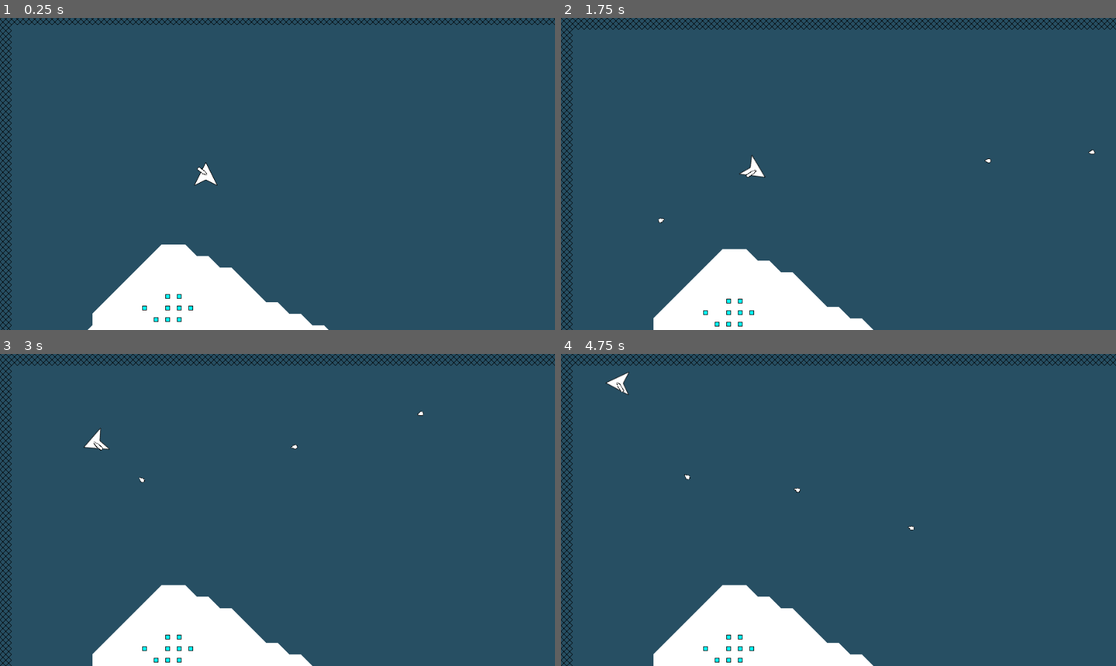
Above: before the commit, frames 1-4 (two rows, left to right).
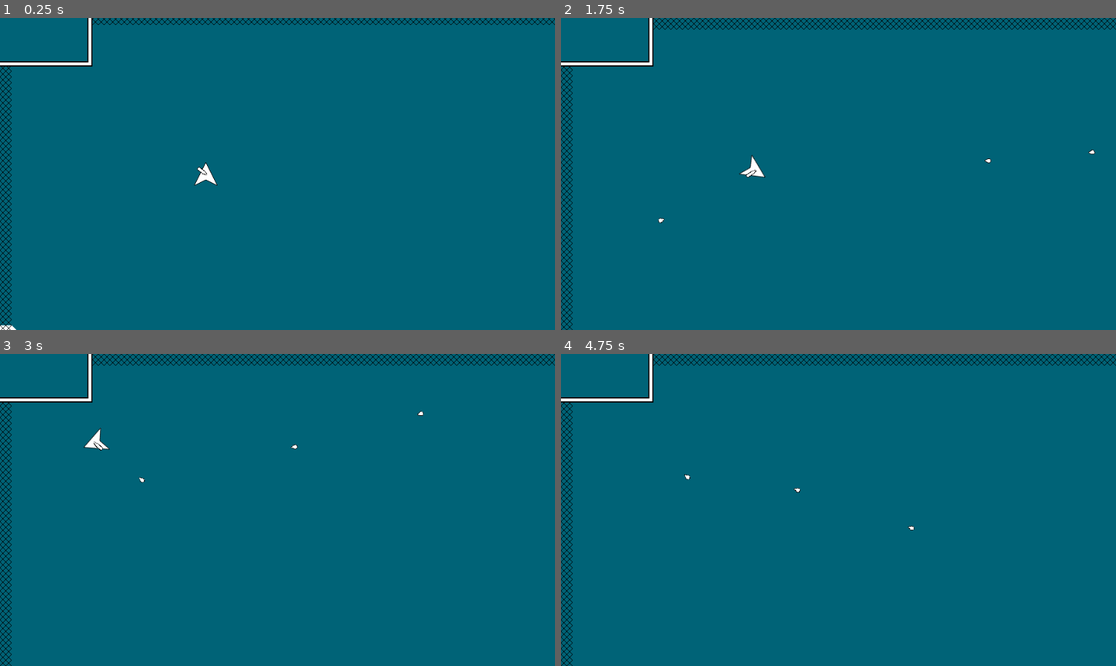
Above: after the commit, the same moments.

Repository: LangII/ProjectSpaceMiner
Game: Godot game, scene res://scenes/Main.tscn
The game is run twice, just before and just after one commit, with the same random seed, the same clock (stepped at 60 frames per second) and the same inputs.
Inputs (mouse positions are in pixels of both pictures, inside the frame that each line leads up to):
- Up to frame 1 (0.25 s): no input
- Up to frame 2 (1.75 s): tap Enter at 0.5 s; move the mouse to (960, 158) at 0.52 s; press the mouse at (960, 158) at 0.53 s; hold D (right) 0.53-1.28 s; tap Space at 1.25 s; move the mouse to (727, 189) at 1.27 s; release the mouse at (727, 189) at 1.28 s; hold S (down) from 1.28 s (still down); click (727, 189) at 1.35 s
- Up to frame 3 (3 s): move the mouse to (333, 441) at 2.02 s; release S (down) at 2.03 s; press the mouse at (333, 441) at 2.03 s; hold D (right) 2.03-2.78 s; move the mouse to (249, 572) at 2.77 s; release the mouse at (249, 572) at 2.78 s; hold W (up) from 2.78 s (still down); click (249, 572) at 2.85 s
- Up to frame 4 (4.75 s): move the mouse to (1005, 556) at 3.52 s; release W (up) at 3.53 s; press the mouse at (1005, 556) at 3.53 s; hold A (left) from 3.53 s (still down); move the mouse to (672, 463) at 4.27 s; release the mouse at (672, 463) at 4.28 s; click (672, 463) at 4.35 s

The runs differ from the first frame. In frame 1, 99% of the frame differs, in the area x 0-100%, y 0-100%; in frame 2, 99%; in frame 3, 99%; in frame 4, 99%.

Commit message:
add hud top left drop display

Diff:
--- a/project.godot
+++ b/project.godot
@@ -56,5 +56,5 @@
 [rendering]
 
 2d/snapping/use_gpu_pixel_snap=true
-environment/default_clear_color=Color( 0.156863, 0.313726, 0.392157, 1 )
+environment/default_clear_color=Color( 0, 0.392157, 0.470588, 1 )
 environment/default_environment="res://default_env.tres"
--- /dev/null
+++ b/resources/MineralTileSet02.tres
@@ -0,0 +1,34 @@
+[gd_resource type="TileSet" load_steps=3 format=2]
+
+[ext_resource path="res://sprites/tiles/mineral_02.png" type="Texture" id=1]
+[ext_resource path="res://sprites/tiles/mineral_01.png" type="Texture" id=2]
+
+[resource]
+0/name = "0"
+0/texture = ExtResource( 2 )
+0/tex_offset = Vector2( 0, 0 )
+0/modulate = Color( 1, 1, 1, 1 )
+0/region = Rect2( 0, 0, 20, 20 )
+0/tile_mode = 0
+0/occluder_offset = Vector2( 10, 10 )
+0/navigation_offset = Vector2( 10, 10 )
+0/shape_offset = Vector2( 0, 0 )
+0/shape_transform = Transform2D( 1, 0, 0, 1, 0, 0 )
+0/shape_one_way = false
+0/shape_one_way_margin = 0.0
+0/shapes = [  ]
+0/z_index = 0
+1/name = "1"
+1/texture = ExtResource( 1 )
+1/tex_offset = Vector2( 0, 0 )
+1/modulate = Color( 1, 1, 1, 1 )
+1/region = Rect2( 0, 0, 20, 20 )
+1/tile_mode = 0
+1/occluder_offset = Vector2( 10, 10 )
+1/navigation_offset = Vector2( 10, 10 )
+1/shape_offset = Vector2( 0, 0 )
+1/shape_transform = Transform2D( 1, 0, 0, 1, 0, 0 )
+1/shape_one_way = false
+1/shape_one_way_margin = 0.0
+1/shapes = [  ]
+1/z_index = 0
--- /dev/null
+++ b/resources/MineralTileSet03.tres
@@ -0,0 +1,49 @@
+[gd_resource type="TileSet" load_steps=4 format=2]
+
+[ext_resource path="res://sprites/tiles/mineral_02.png" type="Texture" id=1]
+[ext_resource path="res://sprites/tiles/mineral_01.png" type="Texture" id=2]
+[ext_resource path="res://sprites/tiles/mineral_03.png" type="Texture" id=3]
+
+[resource]
+0/name = "0"
+0/texture = ExtResource( 2 )
+0/tex_offset = Vector2( 0, 0 )
+0/modulate = Color( 1, 1, 1, 1 )
+0/region = Rect2( 0, 0, 20, 20 )
+0/tile_mode = 0
+0/occluder_offset = Vector2( 10, 10 )
+0/navigation_offset = Vector2( 10, 10 )
+0/shape_offset = Vector2( 0, 0 )
+0/shape_transform = Transform2D( 1, 0, 0, 1, 0, 0 )
+0/shape_one_way = false
+0/shape_one_way_margin = 0.0
+0/shapes = [  ]
+0/z_index = 0
+1/name = "1"
+1/texture = ExtResource( 1 )
+1/tex_offset = Vector2( 0, 0 )
+1/modulate = Color( 1, 1, 1, 1 )
+1/region = Rect2( 0, 0, 20, 20 )
+1/tile_mode = 0
+1/occluder_offset = Vector2( 10, 10 )
+1/navigation_offset = Vector2( 10, 10 )
+1/shape_offset = Vector2( 0, 0 )
+1/shape_transform = Transform2D( 1, 0, 0, 1, 0, 0 )
+1/shape_one_way = false
+1/shape_one_way_margin = 0.0
+1/shapes = [  ]
+1/z_index = 0
+2/name = "2"
+2/texture = ExtResource( 3 )
+2/tex_offset = Vector2( 0, 0 )
+2/modulate = Color( 1, 1, 1, 1 )
+2/region = Rect2( 0, 0, 20, 20 )
+2/tile_mode = 0
+2/occluder_offset = Vector2( 10, 10 )
+2/navigation_offset = Vector2( 10, 10 )
+2/shape_offset = Vector2( 0, 0 )
+2/shape_transform = Transform2D( 1, 0, 0, 1, 0, 0 )
+2/shape_one_way = false
+2/shape_one_way_margin = 0.0
+2/shapes = [  ]
+2/z_index = 0
--- /dev/null
+++ b/scenes/FontTest.tscn
@@ -0,0 +1,95 @@
+[gd_scene load_steps=9 format=2]
+
+[ext_resource path="res://resources/Aquarius-RegularMono.ttf" type="DynamicFontData" id=1]
+[ext_resource path="res://resources/software_tester_7.ttf" type="DynamicFontData" id=2]
+[ext_resource path="res://resources/SpaceMono-Regular.ttf" type="DynamicFontData" id=3]
+[ext_resource path="res://resources/unispace rg.ttf" type="DynamicFontData" id=4]
+
+[sub_resource type="DynamicFont" id=1]
+size = 15
+font_data = ExtResource( 1 )
+
+[sub_resource type="DynamicFont" id=2]
+font_data = ExtResource( 4 )
+
+[sub_resource type="DynamicFont" id=3]
+font_data = ExtResource( 3 )
+
+[sub_resource type="DynamicFont" id=4]
+size = 20
+font_data = ExtResource( 2 )
+
+[node name="FontTest" type="Control"]
+anchor_right = 1.0
+anchor_bottom = 1.0
+__meta__ = {
+"_edit_use_anchors_": false
+}
+
+[node name="Label" type="Label" parent="."]
+margin_right = 40.0
+margin_bottom = 14.0
+custom_fonts/font = SubResource( 1 )
+text = "AQUARIUS...1343=11  III
+Hello?  Anyone there?
+I don't know.  Maybe someone's here.
+Are you here or there.
+1234567890
+?![]{}()-+=*
+abcdefghijklmnopqrstuvwxyz
+ABCDEFGHIJKLMNOPQRSTUVWXYZ"
+__meta__ = {
+"_edit_use_anchors_": false
+}
+
+[node name="Label2" type="Label" parent="."]
+margin_top = 256.0
+margin_right = 496.0
+margin_bottom = 449.0
+custom_fonts/font = SubResource( 2 )
+text = "UNISPACE...4232=11
+Hello?  Anyone there?
+I don't know.  Maybe someone's here.
+Are you here or there.
+1234567890
+?![]{}()-+=*
+abcdefghijklmnopqrstuvwxyz
+ABCDEFGHIJKLMNOPQRSTUVWXYZ"
+__meta__ = {
+"_edit_use_anchors_": false
+}
+
+[node name="Label3" type="Label" parent="."]
+margin_left = 560.0
+margin_right = 1056.0
+margin_bottom = 193.0
+custom_fonts/font = SubResource( 3 )
+text = "SPACEMONO...3114=9
+Hello?  Anyone there?
+I don't know.  Maybe someone's here.
+Are you here or there.
+1234567890
+?![]{}()-+=*
+abcdefghijklmnopqrstuvwxyz
+ABCDEFGHIJKLMNOPQRSTUVWXYZ"
+__meta__ = {
+"_edit_use_anchors_": false
+}
+
+[node name="Label4" type="Label" parent="."]
+margin_left = 560.0
+margin_top = 256.0
+margin_right = 1056.0
+margin_bottom = 449.0
+custom_fonts/font = SubResource( 4 )
+text = "SOFTWARE-TESTER...2421=9
+Hello?  Anyone there?
+I don't know.  Maybe someone's here.
+Are you here or there.
+1234567890
+?![]{}()-+=*
+abcdefghijklmnopqrstuvwxyz
+ABCDEFGHIJKLMNOPQRSTUVWXYZ"
+__meta__ = {
+"_edit_use_anchors_": false
+}
--- /dev/null
+++ b/scenes/Hud.tscn
@@ -0,0 +1,82 @@
+[gd_scene load_steps=3 format=2]
+
+[ext_resource path="res://scenes/HudTopLeftPort.tscn" type="PackedScene" id=1]
+[ext_resource path="res://scripts/Hud.gd" type="Script" id=2]
+
+[node name="Hud" type="CanvasLayer"]
+script = ExtResource( 2 )
+
+[node name="TopLeftContainerBoarder" type="ColorRect" parent="."]
+margin_right = 160.0
+margin_bottom = 128.0
+size_flags_horizontal = 3
+size_flags_vertical = 3
+color = Color( 0, 0, 0, 1 )
+__meta__ = {
+"_edit_use_anchors_": false
+}
+
+[node name="MarginContainer" type="MarginContainer" parent="TopLeftContainerBoarder"]
+anchor_right = 1.0
+anchor_bottom = 1.0
+custom_constants/margin_right = 2
+custom_constants/margin_bottom = 2
+__meta__ = {
+"_edit_use_anchors_": false
+}
+
+[node name="ColorRect" type="ColorRect" parent="TopLeftContainerBoarder/MarginContainer"]
+margin_right = 158.0
+margin_bottom = 126.0
+
+[node name="MarginContainer" type="MarginContainer" parent="TopLeftContainerBoarder/MarginContainer/ColorRect"]
+anchor_right = 1.0
+anchor_bottom = 1.0
+custom_constants/margin_right = 5
+custom_constants/margin_bottom = 5
+__meta__ = {
+"_edit_use_anchors_": false
+}
+
+[node name="ColorRect" type="ColorRect" parent="TopLeftContainerBoarder/MarginContainer/ColorRect/MarginContainer"]
+margin_right = 153.0
+margin_bottom = 121.0
+color = Color( 0, 0, 0, 1 )
+
+[node name="MarginContainer" type="MarginContainer" parent="TopLeftContainerBoarder/MarginContainer/ColorRect/MarginContainer/ColorRect"]
+anchor_right = 1.0
+anchor_bottom = 1.0
+custom_constants/margin_right = 2
+custom_constants/margin_bottom = 2
+__meta__ = {
+"_edit_use_anchors_": false
+}
+
+[node name="ColorRect" type="ColorRect" parent="TopLeftContainerBoarder/MarginContainer/ColorRect/MarginContainer/ColorRect/MarginContainer"]
+margin_right = 151.0
+margin_bottom = 119.0
+size_flags_horizontal = 3
+size_flags_vertical = 3
+color = Color( 0, 0.392157, 0.470588, 1 )
+
+[node name="TopLeftViewportContainer" type="ViewportContainer" parent="TopLeftContainerBoarder/MarginContainer/ColorRect/MarginContainer/ColorRect/MarginContainer/ColorRect"]
+anchor_right = 1.0
+anchor_bottom = 1.0
+margin_bottom = 1.0
+size_flags_horizontal = 3
+size_flags_vertical = 3
+__meta__ = {
+"_edit_use_anchors_": false
+}
+
+[node name="Viewport" type="Viewport" parent="TopLeftContainerBoarder/MarginContainer/ColorRect/MarginContainer/ColorRect/MarginContainer/ColorRect/TopLeftViewportContainer"]
+size = Vector2( 151, 1 )
+handle_input_locally = false
+usage = 0
+render_target_update_mode = 3
+
+[node name="Camera2D" type="Camera2D" parent="TopLeftContainerBoarder/MarginContainer/ColorRect/MarginContainer/ColorRect/MarginContainer/ColorRect/TopLeftViewportContainer/Viewport"]
+anchor_mode = 0
+current = true
+
+[node name="HudTopLeftPort" parent="TopLeftContainerBoarder/MarginContainer/ColorRect/MarginContainer/ColorRect/MarginContainer/ColorRect/TopLeftViewportContainer/Viewport" instance=ExtResource( 1 )]
--- /dev/null
+++ b/scenes/HudTopLeftPort.tscn
@@ -0,0 +1,9 @@
+[gd_scene format=2]
+
+[node name="HudTopLeftPort" type="ColorRect"]
+margin_right = 161.0
+margin_bottom = 120.0
+color = Color( 0, 0.392157, 0.470588, 1 )
+__meta__ = {
+"_edit_use_anchors_": false
+}
--- /dev/null
+++ b/scenes/StandardContainerBoarder.tscn
@@ -0,0 +1,64 @@
+[gd_scene format=2]
+
+[node name="StandardContainerBoarder" type="ColorRect"]
+margin_right = 400.0
+margin_bottom = 400.0
+size_flags_horizontal = 3
+size_flags_vertical = 3
+color = Color( 0, 0, 0, 1 )
+__meta__ = {
+"_edit_use_anchors_": false
+}
+
+[node name="MarginContainer" type="MarginContainer" parent="."]
+anchor_right = 1.0
+anchor_bottom = 1.0
+custom_constants/margin_right = 2
+custom_constants/margin_top = 2
+custom_constants/margin_left = 2
+custom_constants/margin_bottom = 2
+__meta__ = {
+"_edit_use_anchors_": false
+}
+
+[node name="ColorRect" type="ColorRect" parent="MarginContainer"]
+margin_left = 2.0
+margin_top = 2.0
+margin_right = 398.0
+margin_bottom = 398.0
+
+[node name="MarginContainer" type="MarginContainer" parent="MarginContainer/ColorRect"]
+anchor_right = 1.0
+anchor_bottom = 1.0
+custom_constants/margin_right = 5
+custom_constants/margin_top = 5
+custom_constants/margin_left = 5
+custom_constants/margin_bottom = 5
+__meta__ = {
+"_edit_use_anchors_": false
+}
+
+[node name="ColorRect" type="ColorRect" parent="MarginContainer/ColorRect/MarginContainer"]
+margin_left = 5.0
+margin_top = 5.0
+margin_right = 391.0
+margin_bottom = 391.0
+color = Color( 0, 0, 0, 1 )
+
+[node name="MarginContainer" type="MarginContainer" parent="MarginContainer/ColorRect/MarginContainer/ColorRect"]
+anchor_right = 1.0
+anchor_bottom = 1.0
+custom_constants/margin_right = 2
+custom_constants/margin_top = 2
+custom_constants/margin_left = 2
+custom_constants/margin_bottom = 2
+__meta__ = {
+"_edit_use_anchors_": false
+}
+
+[node name="ColorRect" type="ColorRect" parent="MarginContainer/ColorRect/MarginContainer/ColorRect/MarginContainer"]
+margin_left = 2.0
+margin_top = 2.0
+margin_right = 384.0
+margin_bottom = 384.0
+color = Color( 0, 0.392157, 0.470588, 1 )
--- /dev/null
+++ b/scenes/iterables/DropDisplay.tscn
@@ -0,0 +1,83 @@
+[gd_scene load_steps=10 format=2]
+
+[ext_resource path="res://sprites/tiles/mineral_01.png" type="Texture" id=1]
+[ext_resource path="res://resources/Aquarius-RegularMono.ttf" type="DynamicFontData" id=2]
+[ext_resource path="res://scripts/DropDisplay.gd" type="Script" id=3]
+
+[sub_resource type="StyleBoxFlat" id=1]
+bg_color = Color( 1, 1, 1, 1 )
+
+[sub_resource type="StyleBoxFlat" id=2]
+bg_color = Color( 0, 0.392157, 0.470588, 1 )
+
+[sub_resource type="StyleBoxFlat" id=3]
+bg_color = Color( 0, 0.392157, 0.470588, 1 )
+
+[sub_resource type="DynamicFont" id=4]
+outline_color = Color( 0, 0, 0, 1 )
+font_data = ExtResource( 2 )
+
+[sub_resource type="StyleBoxFlat" id=5]
+bg_color = Color( 0, 0.392157, 0.470588, 1 )
+
+[sub_resource type="DynamicFont" id=6]
+font_data = ExtResource( 2 )
+
+[node name="DropDisplay" type="PanelContainer"]
+margin_right = 147.0
+margin_bottom = 25.0
+custom_styles/panel = SubResource( 1 )
+script = ExtResource( 3 )
+__meta__ = {
+"_edit_use_anchors_": false
+}
+
+[node name="HBoxContainer" type="HBoxContainer" parent="."]
+margin_right = 147.0
+margin_bottom = 25.0
+custom_constants/separation = 1
+__meta__ = {
+"_edit_use_anchors_": false
+}
+
+[node name="PanelContainer" type="PanelContainer" parent="HBoxContainer"]
+margin_right = 25.0
+margin_bottom = 25.0
+rect_min_size = Vector2( 25, 0 )
+custom_styles/panel = SubResource( 2 )
+
+[node name="DropTexture" type="TextureRect" parent="HBoxContainer/PanelContainer"]
+margin_right = 25.0
+margin_bottom = 25.0
+texture = ExtResource( 1 )
+stretch_mode = 4
+
+[node name="CountLabel" type="Label" parent="HBoxContainer"]
+margin_left = 26.0
+margin_right = 86.0
+margin_bottom = 25.0
+rect_min_size = Vector2( 60, 0 )
+custom_styles/normal = SubResource( 3 )
+custom_fonts/font = SubResource( 4 )
+text = "0000"
+align = 2
+valign = 1
+__meta__ = {
+"_edit_use_anchors_": false
+}
+
+[node name="ValueLabel" type="Label" parent="HBoxContainer"]
+margin_left = 87.0
+margin_right = 147.0
+margin_bottom = 25.0
+rect_min_size = Vector2( 60, 0 )
+custom_styles/normal = SubResource( 5 )
+custom_fonts/font = SubResource( 6 )
+text = "0000"
+align = 2
+valign = 1
+__meta__ = {
+"_edit_use_anchors_": false
+}
+
+[node name="PosTween" type="Tween" parent="."]
--- a/scenes/tiles/MineralTileMap.tscn
+++ b/scenes/tiles/MineralTileMap.tscn
@@ -1,6 +1,6 @@
 [gd_scene load_steps=2 format=2]
 
-[ext_resource path="res://resources/MineralTileSet01.tres" type="TileSet" id=1]
+[ext_resource path="res://resources/MineralTileSet03.tres" type="TileSet" id=1]
 
 [node name="MineralTileMap" type="TileMap"]
 tile_set = ExtResource( 1 )
--- a/scenes/tiles/MineralTileSet.tscn
+++ b/scenes/tiles/MineralTileSet.tscn
@@ -1,9 +1,19 @@
-[gd_scene load_steps=2 format=2]
+[gd_scene load_steps=4 format=2]
 
 [ext_resource path="res://sprites/tiles/mineral_01.png" type="Texture" id=1]
+[ext_resource path="res://sprites/tiles/mineral_02.png" type="Texture" id=2]
+[ext_resource path="res://sprites/tiles/mineral_03.png" type="Texture" id=3]
 
 [node name="MineralTileSet" type="Node2D"]
 position = Vector2( 16, 16 )
 
 [node name="0" type="Sprite" parent="."]
 texture = ExtResource( 1 )
+
+[node name="1" type="Sprite" parent="."]
+position = Vector2( 64, 0 )
+texture = ExtResource( 2 )
+
+[node name="2" type="Sprite" parent="."]
+position = Vector2( 128, 0 )
+texture = ExtResource( 3 )
--- a/scripts/Bullet01.gd
+++ b/scripts/Bullet01.gd
@@ -6,7 +6,8 @@
 
 var COLLISION_NORMAL_CLAMP = 0.01
 var SPEED = 450
-var DMG = 20
+#var DMG = 20
+var DMG = 40
 
 var velocity = Vector2()
 
--- /dev/null
+++ b/scripts/DropDisplay.gd
@@ -0,0 +1,42 @@
+
+extends PanelContainer
+
+onready var main = get_node('/root/Main')
+onready var data = get_node('/root/Main/Data')
+onready var gameplay = get_node('/root/Main/Gameplay')
+
+onready var drop_texture = $HBoxContainer/PanelContainer/DropTexture
+onready var count_label = $HBoxContainer/CountLabel
+onready var value_label = $HBoxContainer/ValueLabel
+
+onready var POS_TWEEN_DURATION_SECS = 0.2
+
+
+####################################################################################################
+
+
+func setAndStartPosTween(new_pos):
+    $PosTween.interpolate_property(
+        self, 'rect_position', null, Vector2(0, new_pos), POS_TWEEN_DURATION_SECS, 0, 2
+    )
+    $PosTween.start()
+
+
+func loadDisplayFromDataDropsCollected(drop_type):
+    loadDisplay(
+        gameplay.DROP_TEXTURE_MAP[drop_type],
+        data.drops_collected[drop_type]['count'],
+        data.drops_collected[drop_type]['value']
+    )
+
+
+func loadDisplay(texture, count, value):
+    self.visible = true
+    drop_texture.texture = texture
+    count_label.text = str(count)
+    value_label.text = str(value)
+
+
+func clearDisplay():
+    loadDisplay(null, '', '')
+    self.visible = false
--- a/scripts/Gameplay.gd
+++ b/scripts/Gameplay.gd
@@ -7,10 +7,20 @@
 
 onready var drop = preload('res://scenes/Drop.tscn')
 onready var mineral_01_texture = preload('res://sprites/tiles/mineral_01.png')
+onready var mineral_02_texture = preload('res://sprites/tiles/mineral_02.png')
+onready var mineral_03_texture = preload('res://sprites/tiles/mineral_03.png')
 
 onready var DROP_TEXTURE_MAP = {
-    'mineral_01': mineral_01_texture
+    'mineral_01': mineral_01_texture,
+    'mineral_02': mineral_02_texture,
+    'mineral_03': mineral_03_texture
 }
+
+#onready var SEED = util.rng.randi()
+#onready var SEED = hash('1234')
+onready var SEED = 3161026589
+
+var hud = null
 
 
 ####################################################################################################
@@ -18,11 +28,20 @@
 
 func _ready():
 
+    print("SEED = ", SEED)
+
+    util.rng.seed = SEED
+    util.rng.randomize()
+
     var tile_map_logic = load('res://scenes/tiles/TileMapLogic.tscn').instance()
+    tile_map_logic.noise.seed = SEED
     main.add_child(tile_map_logic)
     if tile_map_logic.mini_map_test:  return
 
     add_child(load('res://scenes/Ship.tscn').instance())
+
+    hud = load('res://scenes/Hud.tscn').instance()
+    add_child(hud)
 
 
 ####################################################################################################
@@ -38,6 +57,13 @@
 
 
 func dropCollected(drop_type, drop_value):
-    if not drop_type in data.drops_collected.keys():  data.drops_collected[drop_type] = drop_value
-    else:  data.drops_collected[drop_type] += drop_value
-    print("data.drops_collected = ", data.drops_collected)
+    var drop_is_new = null
+    if not drop_type in data.drops_collected.keys():
+        data.drops_collected[drop_type] = {'count': 1, 'value': drop_value}
+        drop_is_new = true
+    else:
+        data.drops_collected[drop_type]['count'] += 1
+        data.drops_collected[drop_type]['value'] += drop_value
+        drop_is_new = false
+    hud.dropCollected(drop_is_new, drop_type, 1, drop_value)
+#    print("data.drops_collected = ", data.drops_collected)
--- /dev/null
+++ b/scripts/Hud.gd
@@ -0,0 +1,108 @@
+
+extends CanvasLayer
+
+onready var main = get_node('/root/Main')
+onready var data = get_node('/root/Main/Data')
+onready var util = get_node('/root/Main/Utilities')
+onready var gameplay = get_node('/root/Main/Gameplay')
+
+onready var top_left_viewport_container = find_node('TopLeftViewportContainer')
+onready var top_left_port = find_node('HudTopLeftPort')
+onready var drop_display_res = preload('res://scenes/iterables/DropDisplay.tscn')
+
+var DROP_DISPLAY_COUNT = 3
+var DROP_DISPLAY_POS_DIF = 0
+
+var drop_displays = []
+var drop_display_pos = {}
+
+
+####################################################################################################
+
+
+func _ready():
+
+    setDropDisplayPosDif()
+
+    setTopLeftViewportHeights()
+
+    setDropDisplaysInTopLeftPort()
+
+
+####################################################################################################
+""" _ready FUNCS """
+
+
+func setDropDisplayPosDif():
+    var temp_drop_display = drop_display_res.instance()
+    DROP_DISPLAY_POS_DIF = temp_drop_display.rect_size.y
+    temp_drop_display.queue_free()
+
+
+func setTopLeftViewportHeights():
+    var viewport_height = DROP_DISPLAY_COUNT * DROP_DISPLAY_POS_DIF
+    $TopLeftContainerBoarder.rect_size.y = viewport_height + 9
+    top_left_viewport_container.rect_size.y = viewport_height
+    top_left_viewport_container.get_node('Viewport').size.y = viewport_height
+
+
+func setDropDisplaysInTopLeftPort():
+    for i in (DROP_DISPLAY_COUNT + 1):
+        i += 1
+        var new_drop_display = drop_display_res.instance()
+        new_drop_display.name += str(i)
+        top_left_port.add_child(new_drop_display)
+        new_drop_display.clearDisplay()
+        new_drop_display.rect_position = Vector2(0, DROP_DISPLAY_POS_DIF * (i - 1))
+        drop_displays += [new_drop_display]
+
+
+####################################################################################################
+""" top left drop display FUNCS """
+
+
+func dropCollected(new, type, count, value):
+    var drop_texture = gameplay.DROP_TEXTURE_MAP[type]
+    if new:
+        drop_displays[-1].loadDisplayFromDataDropsCollected(type)
+        drop_displays[-1].setAndStartPosTween(0)
+        moveDropDisplayFromBackToFront()
+        moveAllDropDisplaysDown(DROP_DISPLAY_COUNT)
+    else:
+        var drop_i = getDropI(drop_texture)
+        if drop_i == 0:
+            drop_displays[drop_i].loadDisplayFromDataDropsCollected(type)
+        elif drop_i:
+            drop_displays[drop_i].loadDisplayFromDataDropsCollected(type)
+            drop_displays[drop_i].setAndStartPosTween(0)
+            moveDropDisplayFromMiddleToFront(drop_i)
+            moveAllDropDisplaysDown(drop_i)
+        else:
+            drop_displays[-1].loadDisplayFromDataDropsCollected(type)
+            drop_displays[-1].setAndStartPosTween(0)
+            moveDropDisplayFromBackToFront()
+            moveAllDropDisplaysDown(DROP_DISPLAY_COUNT)
+
+
+func getDropI(drop_texture):
+    var drop_i = null
+    for i in range(len(drop_displays)):
+        if drop_displays[i].drop_texture.texture == drop_texture:
+            drop_i = i
+            break
+    return drop_i
+
+
+func moveDropDisplayFromBackToFront():
+    drop_displays.push_front(drop_displays.pop_back())
+
+
+func moveDropDisplayFromMiddleToFront(middle_i):
+    var holder = drop_displays[middle_i]
+    drop_displays.remove(middle_i)
+    drop_displays.push_front(holder)
+
+
+func moveAllDropDisplaysDown(to_i):
+    for i in range(1, to_i + 1):
+        drop_displays[i].setAndStartPosTween(i * DROP_DISPLAY_POS_DIF)
--- a/scripts/tiles/FinalTileMapLogic.gd
+++ b/scripts/tiles/FinalTileMapLogic.gd
@@ -11,12 +11,7 @@
 
     main.add_child(mineral_tile_map)
 
-    randomize()
-
-    noise.seed = randi()
-#    noise.seed = 1234
     setNoiseParams()
-    print("noise.seed = ", noise.seed)
 
     initTileDataContainer()
 
--- a/scripts/tiles/MineralTileMapLogic.gd
+++ b/scripts/tiles/MineralTileMapLogic.gd
@@ -6,7 +6,15 @@
     'mineral_01': {
         'TILE_CODE': 0, 'TILE_LEVELS': [1], 'VEIN_ATTEMPTS': 1_000, 'VALUE_MIN': 1, 'VALUE_MAX': 3,
         'VEIN_SIZE_MIN': 1, 'VEIN_SIZE_MAX': 8
-    }
+    },
+    'mineral_02': {
+        'TILE_CODE': 1, 'TILE_LEVELS': [1], 'VEIN_ATTEMPTS': 1_000, 'VALUE_MIN': 1, 'VALUE_MAX': 3,
+        'VEIN_SIZE_MIN': 1, 'VEIN_SIZE_MAX': 8
+    },
+    'mineral_03': {
+        'TILE_CODE': 2, 'TILE_LEVELS': [1], 'VEIN_ATTEMPTS': 1_000, 'VALUE_MIN': 1, 'VALUE_MAX': 3,
+        'VEIN_SIZE_MIN': 1, 'VEIN_SIZE_MAX': 8
+    },
 }
 
 
Binary file added: resources/Aquarius-Bold.otf
Binary file added: resources/Aquarius-Bold.ttf
Binary file added: resources/Aquarius-Regular.otf
Binary file added: resources/Aquarius-RegularMono.otf
Binary file added: resources/Aquarius-RegularMono.ttf
Binary file added: resources/Aquarius-RegularSmallCaps.otf
Binary file added: resources/Aquarius-RegularSmallCaps.ttf
Binary file added: resources/SpaceMono-Bold.ttf
Binary file added: resources/SpaceMono-BoldItalic.ttf
Binary file added: resources/SpaceMono-Italic.ttf
Binary file added: resources/SpaceMono-Regular.ttf
Binary file added: resources/software_tester_7.ttf
(and 9 more such lines)
